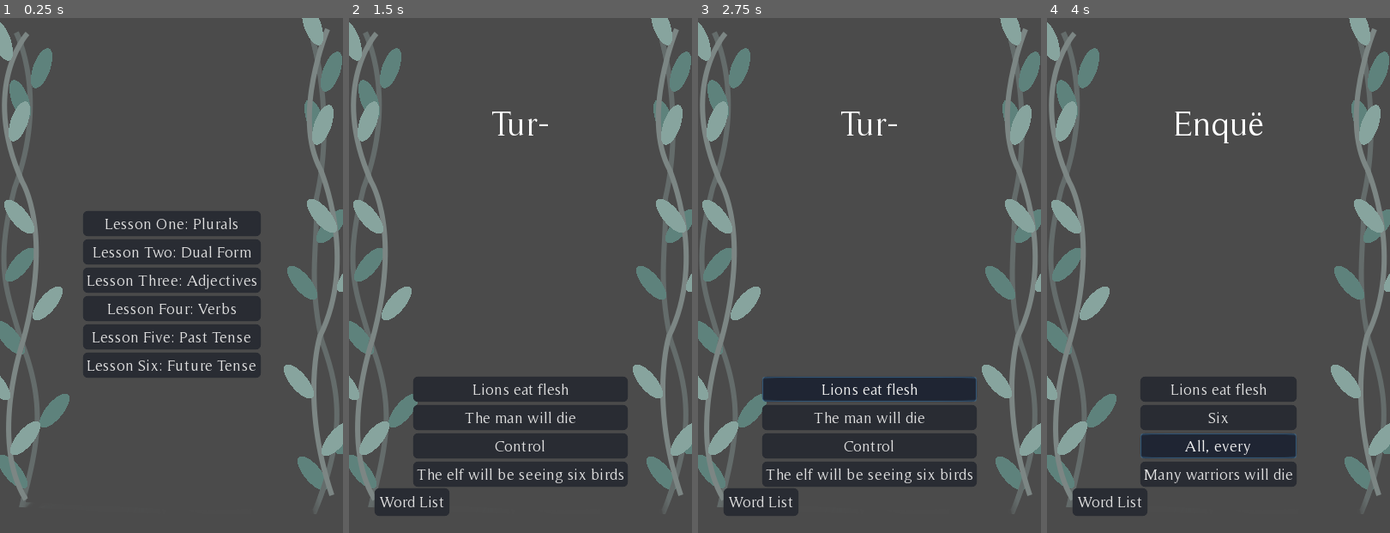
Above: before the commit, frames 1-4 (left to right).
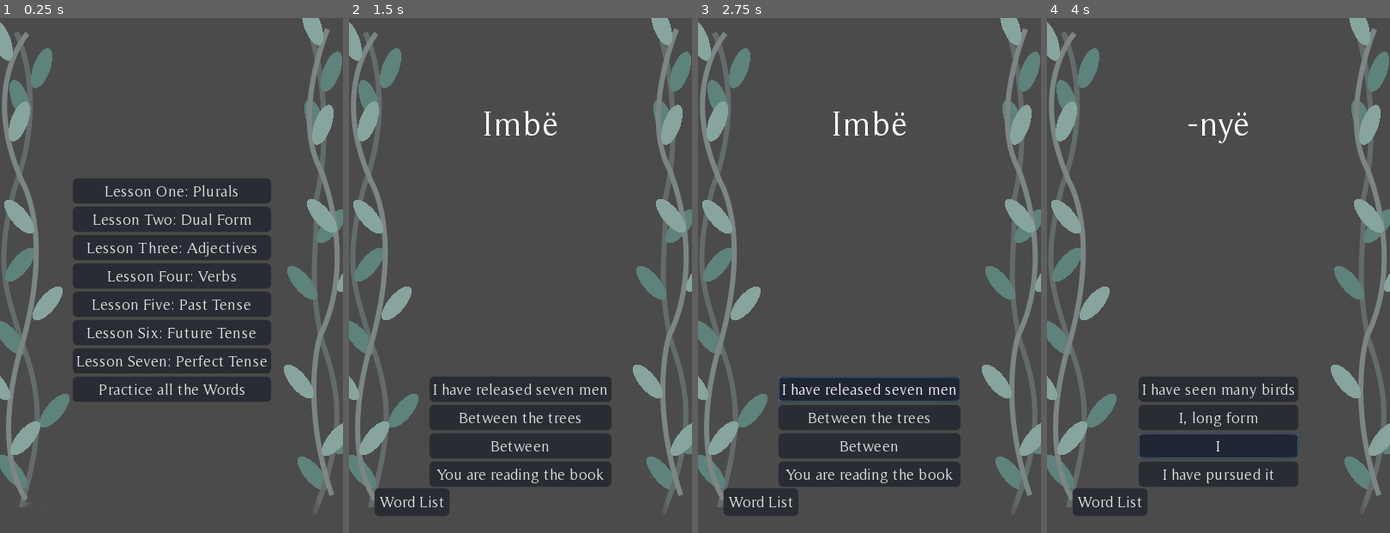
Above: after the commit, the same moments.

Repository: the-alex-g/QuenyaFlashcards
Game: Godot game, scene res://Main.tscn
Same seed, same stepped clock (60 frames per second), same inputs: the game is played once before the commit and once after it. This scene is started directly instead of the project's main scene.
Inputs (mouse positions are in pixels of both pictures, inside the frame that each line leads up to):
- Up to frame 1 (0.25 s): no input
- Up to frame 2 (1.5 s): click (520, 357) at 0.5 s, where only the run after the commit has a clickable "Lesson Seven: Perfect Tense"; click "Done" at 1.25 s
- Up to frame 3 (2.75 s): click "Lions eat flesh" (after the commit: "I have released seven men") at 2 s
- Up to frame 4 (4 s): click "The man will die" (after the commit: "Between the trees") at 2.75 s; click "Control" (after the commit: "Between") at 3.5 s

The runs differ from the first frame. In frame 1, 14% of the frame differs, in the area x 21-79%, y 31-75%; in frame 2, 3.7%; in frame 3, 3.7%; in frame 4, 1.8%.

Commit message:
Add a button that lets you practice all the words at once

Diff:
--- a/project/Main.gd
+++ b/project/Main.gd
@@ -110,3 +110,33 @@
 	_lesson_picker.visible = true
 	_lesson.visible = false
 	_word_list.visible = false
+
+
+func _on_All_pressed()->void:
+	_lesson_picker.visible = false
+	for x in LESSONS:
+		x += 1
+		if x >= 2:
+			var lesson_number := str(x)
+			var lesson_words:Dictionary = get('LESS_'+lesson_number+'_WORDS')
+			var lesson_exercies:Dictionary = get('LESS_'+lesson_number+'_EXERCISES')
+			for word in lesson_words:
+				var spliced_word:String = word+': '+lesson_words[word]+'\n'
+				_working_list[word] = lesson_words[word]
+				_word_list_display.text += spliced_word
+			for exercise in lesson_exercies:
+				_working_list[exercise] = lesson_exercies[exercise]
+				print(exercise)
+			_word_list_display.text += '\n'
+	for x in LESSONS:
+		x += 1
+		if x >= 2:
+			var lesson_number := str(x)
+			var lesson_rules:String = get('LESS_'+lesson_number+'_RULES')
+			_word_list_display.text += '\n'+lesson_rules+'\n'
+	_word_list_display.text += CREDITS
+	_word_list.visible = true
+	_word_list_display.visible = true
+	for question in _working_list:
+		_questions.append(question)
+	_generate_question()
--- a/project/Main.tscn
+++ b/project/Main.tscn
@@ -135,55 +135,67 @@
 anchor_top = 0.5
 anchor_right = 0.5
 anchor_bottom = 0.5
-margin_left = -102.0
-margin_top = -75.5
-margin_right = 102.0
-margin_bottom = 75.5
+margin_left = -113.5
+margin_top = -113.5
+margin_right = 113.5
+margin_bottom = 113.5
 grow_horizontal = 2
 __meta__ = {
 "_edit_use_anchors_": false
 }
 
 [node name="LessonButton" parent="LessonPicker/VBoxContainer" instance=ExtResource( 3 )]
-margin_right = 204.0
-margin_bottom = 27.0
+margin_right = 227.0
+margin_bottom = 29.0
 text = "Lesson One: Plurals"
 lesson_number = 2
 
 [node name="LessonButton2" parent="LessonPicker/VBoxContainer" instance=ExtResource( 3 )]
-margin_top = 31.0
-margin_right = 204.0
-margin_bottom = 58.0
+margin_top = 33.0
+margin_right = 227.0
+margin_bottom = 62.0
 text = "Lesson Two: Dual Form"
 lesson_number = 3
 
 [node name="LessonButton3" parent="LessonPicker/VBoxContainer" instance=ExtResource( 3 )]
-margin_top = 62.0
-margin_right = 204.0
-margin_bottom = 89.0
+margin_top = 66.0
+margin_right = 227.0
+margin_bottom = 95.0
 text = "Lesson Three: Adjectives"
 lesson_number = 4
 
 [node name="LessonButton4" parent="LessonPicker/VBoxContainer" instance=ExtResource( 3 )]
-margin_top = 93.0
-margin_right = 204.0
-margin_bottom = 120.0
+margin_top = 99.0
+margin_right = 227.0
+margin_bottom = 128.0
 text = "Lesson Four: Verbs"
 lesson_number = 5
 
 [node name="LessonButton5" parent="LessonPicker/VBoxContainer" instance=ExtResource( 3 )]
-margin_top = 124.0
-margin_right = 204.0
-margin_bottom = 151.0
+margin_top = 132.0
+margin_right = 227.0
+margin_bottom = 161.0
 text = "Lesson Five: Past Tense"
 lesson_number = 6
 
 [node name="LessonButton6" parent="LessonPicker/VBoxContainer" instance=ExtResource( 3 )]
-margin_top = 155.0
-margin_right = 204.0
-margin_bottom = 182.0
+margin_top = 165.0
+margin_right = 227.0
+margin_bottom = 194.0
 text = "Lesson Six: Future Tense"
 lesson_number = 7
+
+[node name="LessonButton7" parent="LessonPicker/VBoxContainer" instance=ExtResource( 3 )]
+margin_top = 198.0
+margin_right = 227.0
+margin_bottom = 227.0
+text = "Lesson Seven: Perfect Tense"
+lesson_number = 8
+
+[node name="All" type="Button" parent="LessonPicker/VBoxContainer"]
+margin_right = 8.0
+margin_bottom = 29.0
+text = "Practice all the Words"
 
 [node name="Correct" type="AudioStreamPlayer" parent="."]
 stream = ExtResource( 6 )
@@ -225,4 +237,6 @@
 [connection signal="custom_pressed" from="LessonPicker/VBoxContainer/LessonButton4" to="." method="_on_LessonButton_pressed"]
 [connection signal="custom_pressed" from="LessonPicker/VBoxContainer/LessonButton5" to="." method="_on_LessonButton_pressed"]
 [connection signal="custom_pressed" from="LessonPicker/VBoxContainer/LessonButton6" to="." method="_on_LessonButton_pressed"]
+[connection signal="custom_pressed" from="LessonPicker/VBoxContainer/LessonButton7" to="." method="_on_LessonButton_pressed"]
+[connection signal="pressed" from="LessonPicker/VBoxContainer/All" to="." method="_on_All_pressed"]
 [connection signal="timeout" from="LessonFinishedTimer" to="." method="_on_LessonFinishedTimer_timeout"]
--- a/project/WordList.gd
+++ b/project/WordList.gd
@@ -26,7 +26,7 @@
 	'Tárir':'Queens',
 	'Tasari':'Willows',
 }
-const LESS_2_RULES := 'PLURALS: \nIf the word ends in a vowel or ie, but not just e, \nadd -r to the end of the word. \nIf the word ends in a consonant, add -i.'
+const LESS_2_RULES := 'PLURALS: \nIf the word ends in a vowel or ie, but not just e, \nadd -r to the end of the word. \nIf the word ends in a consonant, add -i. If the word ends in an -ë, replace the -ë with an -i.'
 const LESS_3_WORDS := { # more nouns
 	'Atta':'Two',
 	'Hen (hend-)':'Eye',
@@ -157,3 +157,35 @@
 	'I aiwer linduvar':'The birds will sing',
 }
 const LESS_7_RULES := 'FUTURE and AORIST TENSES:\nThe future tense of a verb is formed by adding -uva to the end of the …(395 unchanged characters)…
+const LESS_8_WORDS := { # more verbs
+	'-n':'I',
+	'-nyë':'I, long form',
+	'-l':'You (plural or singular polite)',
+	'-lyë':'You (plural or singular polite), long form',
+	'-s':'It',
+	'Otso':'Seven',
+	'Seldo':'Boy',
+	'Mól':'Slave',
+	'An':'for, since, because',
+	'Tul-':'Come',
+	'Lanta-':'Fall',
+	'Nurta-':'Hide',
+	'Lerya-':'Release',
+	'Metya-':'End',
+	'Roita-':'Pursue',
+	'Laita-':'Bless, praise',
+	'Imbë':'Between',
+}
+const LESS_8_EXERCISES := {
+	'Oriotienyes':'I have pursued it',
+	'I aldar alantier':'The trees have fallen',
+	'Elérien otso Atan':'I have released seven men',
+	'Unúrtien alta harma':'I have hidden a great treasure',
+	'Ecénien rimbë aiwi':'I have seen many birds',
+	'Ciryat utúlier':'A pair of great ships has come',
+	'Cendeal i parma':'You are reading the book',
+	'Imbë i aldar':'Between the trees',
+	'Naucor roita harma':'Dwarves pursue treasure',
+}
+const LESS_8_RULES := 'PRESENT PERFECT and PRONOUNS:\nThe present tense of a verb is used to show something that happened and is still true, such as "I have come" (and am still here) as opposed to "I came".\nThe perfect tense is formed by adding -ië at the end, and lengthening the stem vowel if it is not followed by a pair of consonants. If the verb ends in an -a or -ya, remove the -a or -ya before adding any endings. A prefix, known as the augment, is also added, and the augment is the same as the stem vowel but is short.\nPronouns are suffixed onto the verb. More than one can be added, in the order subject-verb. If two pronouns are added, the first one must be in the long form if there is one. The pronouns are listed above.'
+const LESSONS := 8
